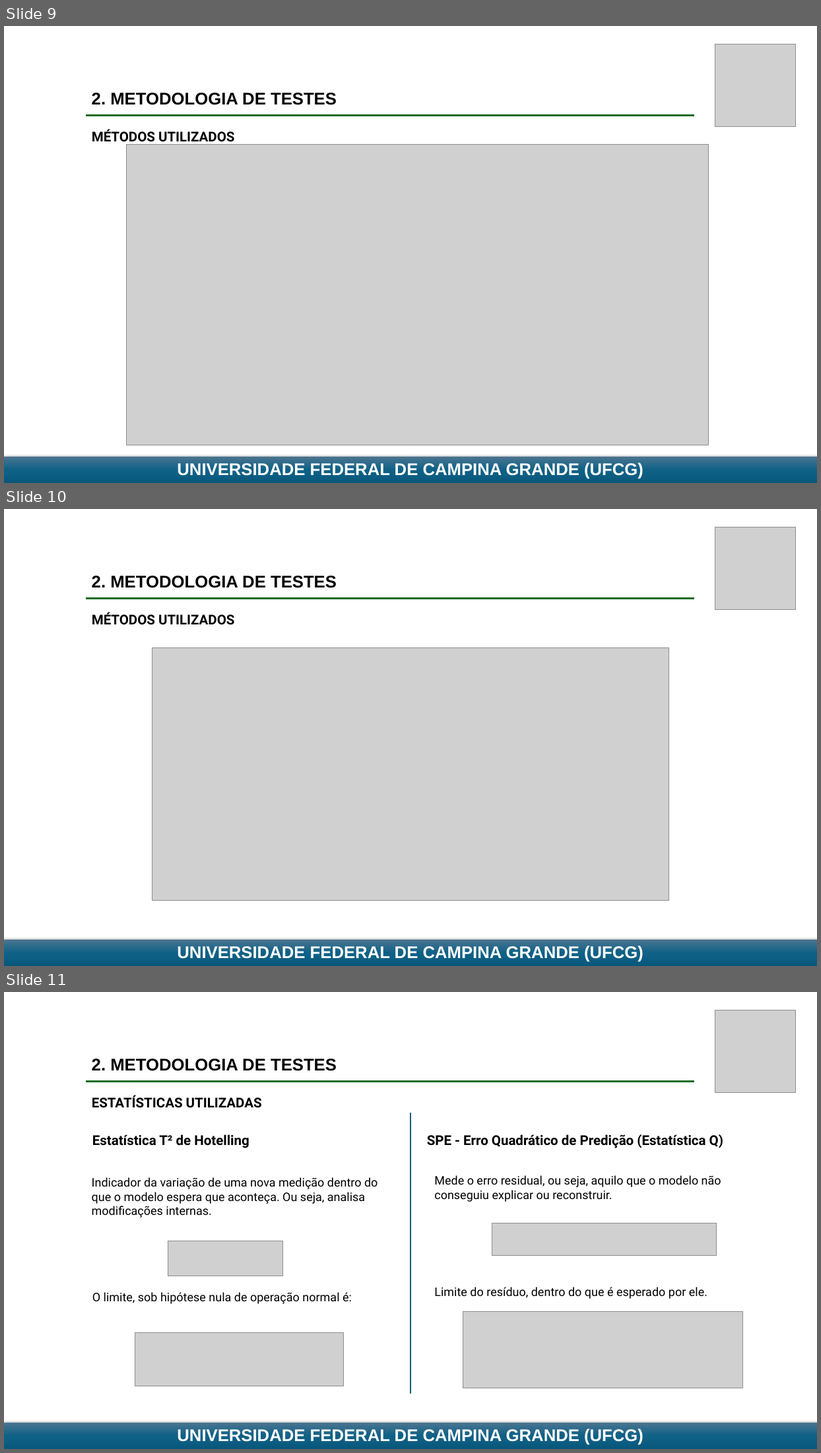
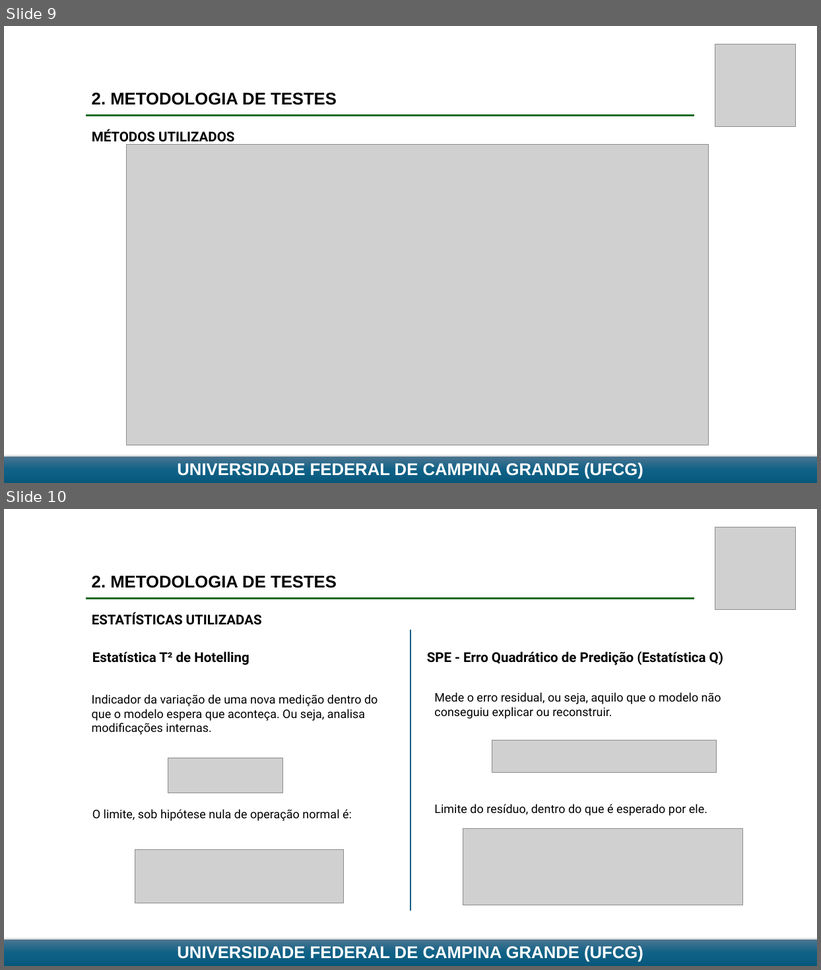
Before and after one commit to SauloJose/SistemasInteligentes2026, a slide deck: Atividade 3 - Identificação de Falhas/Apresentação 3 - FALTAS - Saulo.pptx. Shown one above the other, each under a label of ours: slides 9, 10 and 11 before the commit, slides 9 and 10 after it. The pictures are 821x1453 and 821x970 pixels, drawn with LibreOffice and Linux fonts; fonts in the diff are those of the drawing; grey boxes stand for pictures. Boxes give left, top, right and bottom in pixels: in the first picture for what was removed or moved away, otherwise in the second. Text is boxed around its words. In the diff, an @@ line names an element or a change of style, - is before the commit and + after.

```diff
--- a/Atividade 3 - Identificação de Falhas/Apresentação 3 - FALTAS - Saulo.pptx
+++ b/Atividade 3 - Identificação de Falhas/Apresentação 3 - FALTAS - Saulo.pptx
@@ slide 10 removed at bbox=[4, 509, 817, 966], background #FFFFFF @@
@@ picture removed at bbox=[715, 527, 796, 609] @@
@@ text removed at bbox=[92, 576, 337, 588] @@
-2. METODOLOGIA DE TESTES
@@ line removed from (86, 599) to (694, 599) @@
@@ text removed at bbox=[92, 612, 234, 625] @@
-MÉTODOS UTILIZADOS
@@ picture removed at bbox=[152, 648, 669, 901] @@
@@ rectangle removed at bbox=[4, 940, 817, 966] @@
-UNIVERSIDADE FEDERAL DE CAMPINA GRANDE (UFCG)
@@ what was slide 11 is now slide 10 @@
```
Also in this commit, not shown: 1 slide changed, 4 other files.
